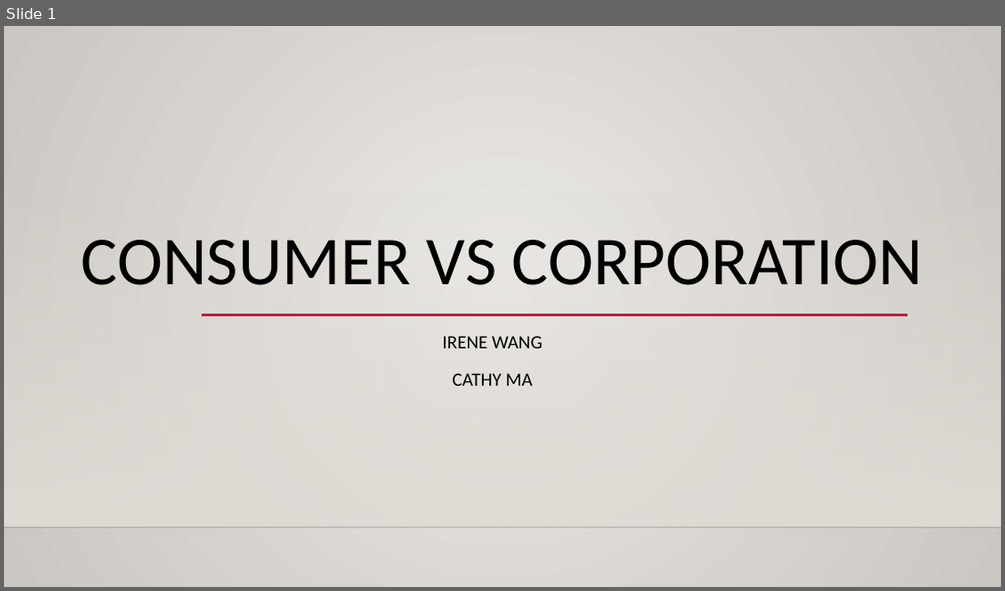
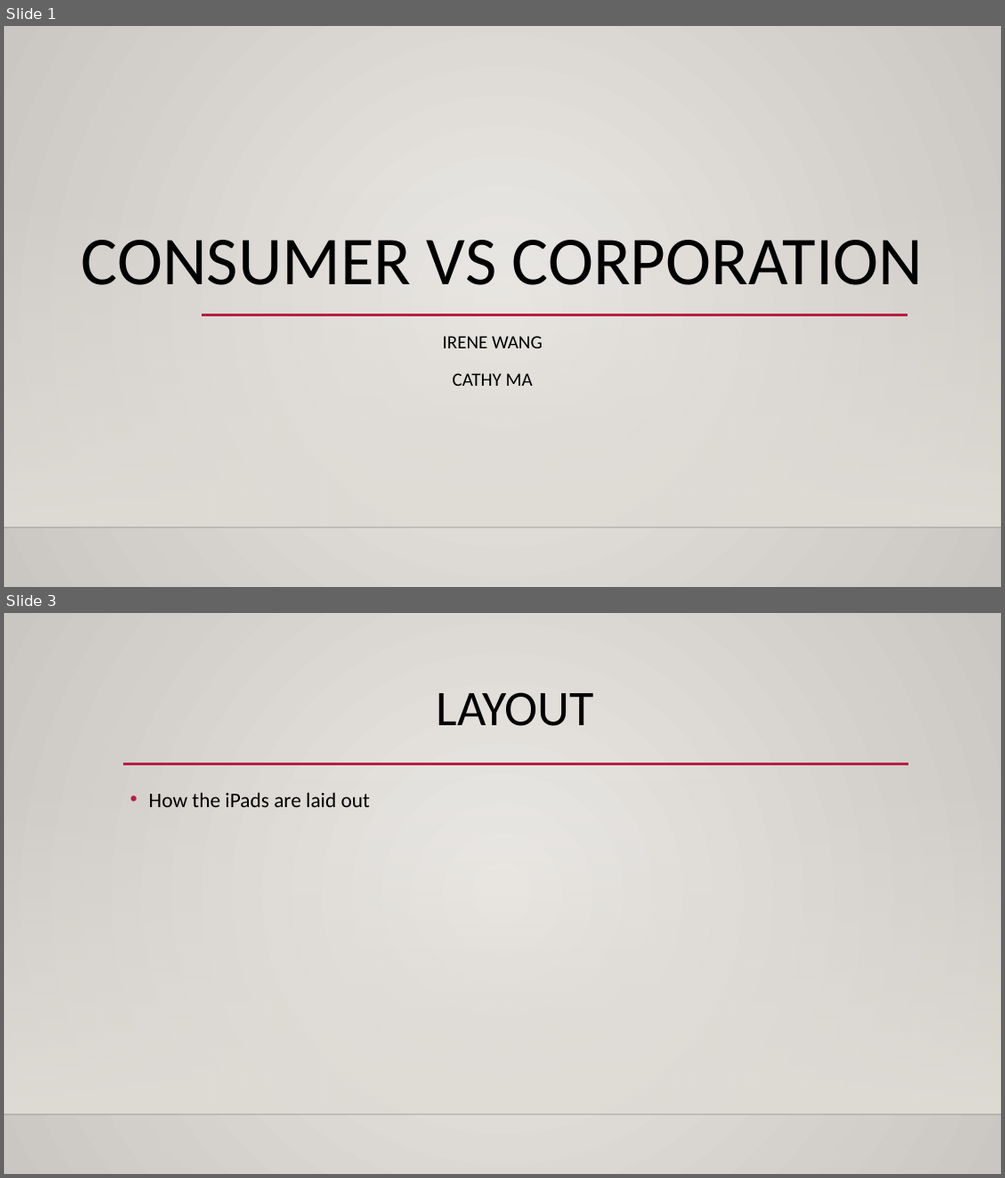
Before and after one commit to stirenewang/EH89-ConsumerCompanyGame, a slide deck: Presentation.pptx. Shown one above the other, each under a label of ours: slide 1 before the commit, slides 1 and 3 after it; the slides between them are not shown. The pictures are 1005x591 and 1005x1178 pixels, drawn with LibreOffice and Linux fonts; fonts in the diff are those of the drawing; background and template pictures are left out. Boxes give left, top, right and bottom in pixels: in the first picture for what was removed or moved away, otherwise in the second. Text is boxed around its words. In the diff, an @@ line names an element or a change of style, - is before the commit and + after.

```diff
--- a/Presentation.pptx
+++ b/Presentation.pptx
@@ slide 3 added at (x1=4, y1=613, x2=1001, y2=1174), background gradient #ECEAE7 to #CAC7C1; not listed: 2 template elements that a slide beside it also shows @@
@@ title added at (x1=437, y1=692, x2=595, y2=726), 48 pt, text #000000 @@
+LAYOUT
@@ line added from (123, 764) to (909, 764), #B71E42 2.5 pt @@
@@ text added at (x1=149, y1=792, x2=370, y2=807), 20 pt, text #000000 @@
+• How the iPads are laid out
```
Also in this commit, not shown: 5 other slides added, 1 other file.
